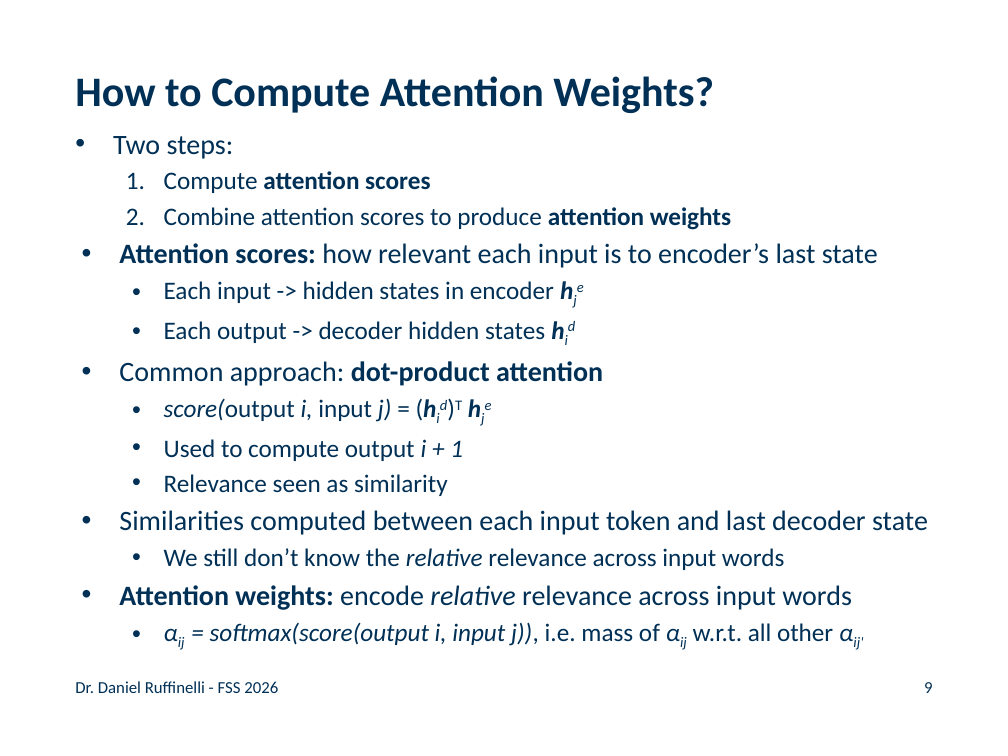
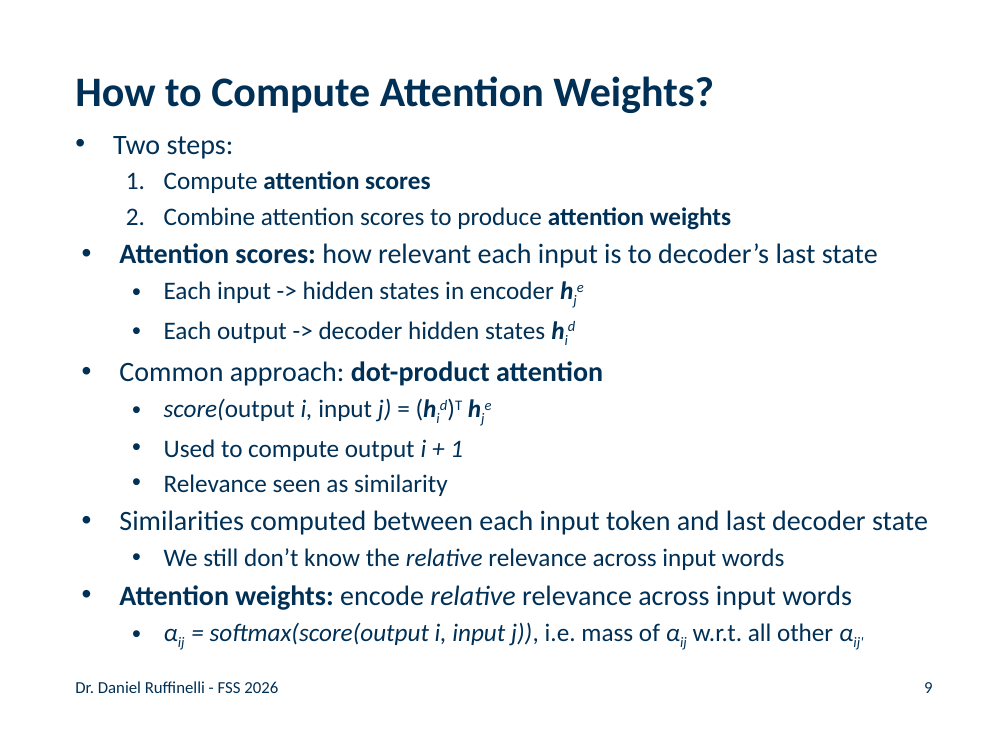
Before and after one commit to rufex2001/teaching_llms, a slide deck: slide 9 of lectures/04_transformers/04_transformers.pptx. Drawn at 1008x756 pixels with LibreOffice and Linux fonts; fonts in the diff are those of the drawing; background and template pictures are left out. Boxes give left, top, right and bottom in pixels: in the first picture for what was removed or moved away, otherwise in the second. Text is boxed around its words. In the diff, an @@ line names an element or a change of style, - is before the commit and + after.

```diff
--- a/lectures/04_transformers/04_transformers.pptx
+++ b/lectures/04_transformers/04_transformers.pptx
@@ text at [119, 243, 878, 268]: text changed @@
-• Attention scores: how relevant each input is to encoder’s last state
+• Attention scores: how relevant each input is to decoder’s last state
```
Also in this commit, not shown: 2 other slides changed, 3 other files.
